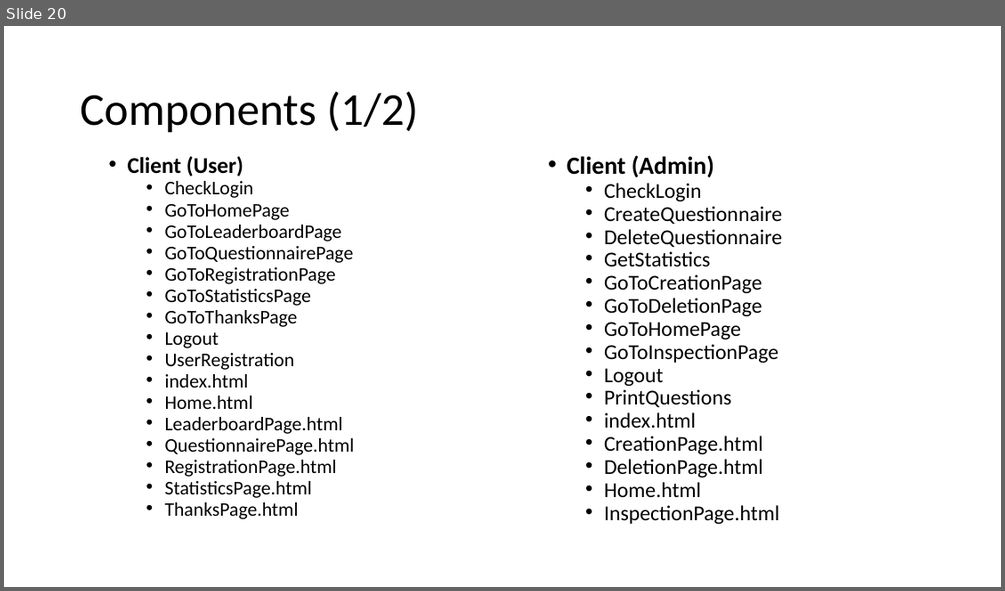
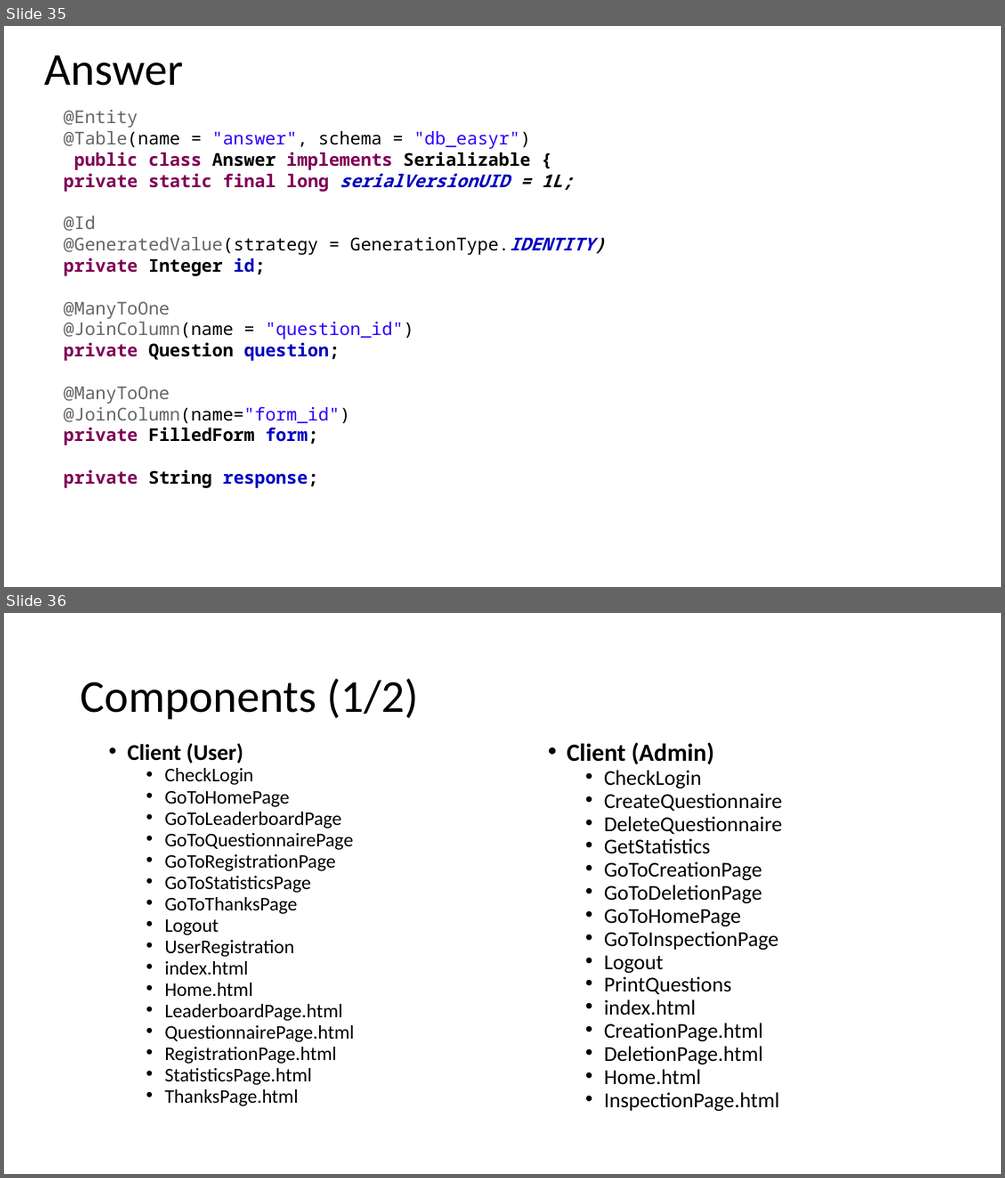
Before and after one commit to LudovicoRighi/EasyReview, a slide deck: PROJECT.pptx. Shown one above the other, each under a label of ours: slide 20 before the commit, slides 35 and 36 after it. The pictures are 1005x591 and 1005x1178 pixels, drawn with LibreOffice and Linux fonts; fonts in the diff are those of the drawing. Boxes give left, top, right and bottom in pixels: in the first picture for what was removed or moved away, otherwise in the second. Text is boxed around its words. In the diff, an @@ line names an element or a change of style, - is before the commit and + after.

```diff
--- a/PROJECT.pptx
+++ b/PROJECT.pptx
@@ slide 35 added at box(4, 26, 1001, 587), background #FFFFFF @@
@@ title added at box(44, 55, 183, 86), 44 pt, text #000000 @@
+Answer
@@ text added at box(64, 110, 605, 488), 17 pt, text #000000, bold @@
+@Entity
+@Table(name = "answer", schema = "db_easyr")
+public class Answer implements Serializable {
+private static final long serialVersionUID = 1L;
+@Id
+@GeneratedValue(strategy = GenerationType.IDENTITY)
+private Integer id;
+@ManyToOne
+@JoinColumn(name = "question_id")
+private Question question;
+@ManyToOne
+@JoinColumn(name="form_id")
+private FilledForm form;
+private String response;
@@ what was slide 20 is now slide 36 @@
```
Also in this commit, not shown: 2 slides changed, 18 other slides added, 5 other files.
